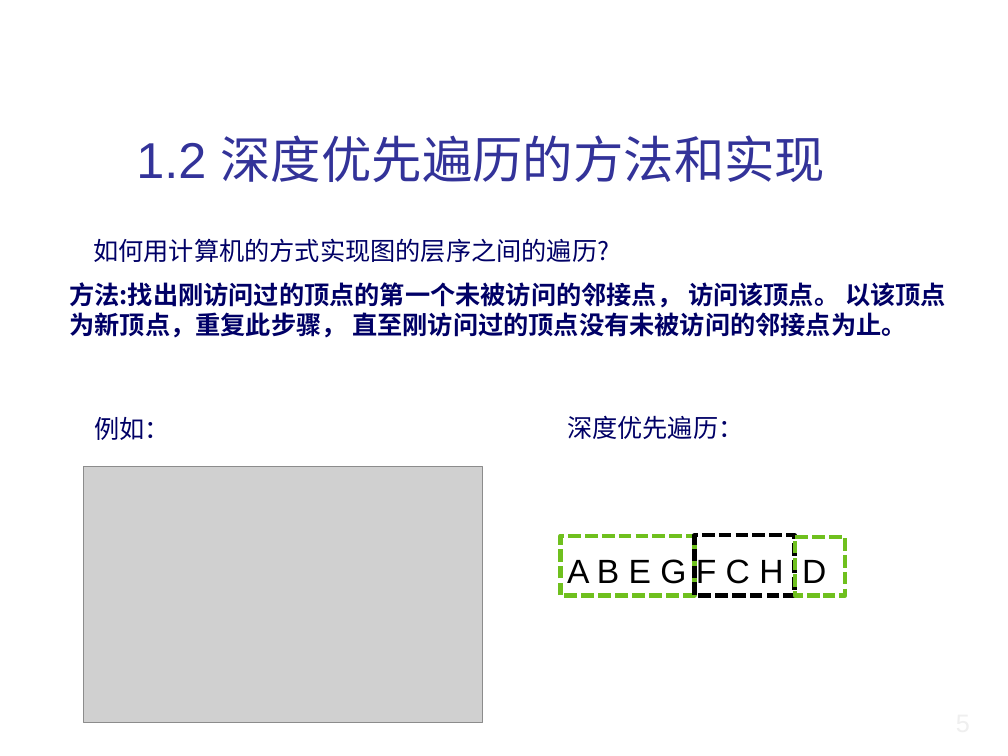
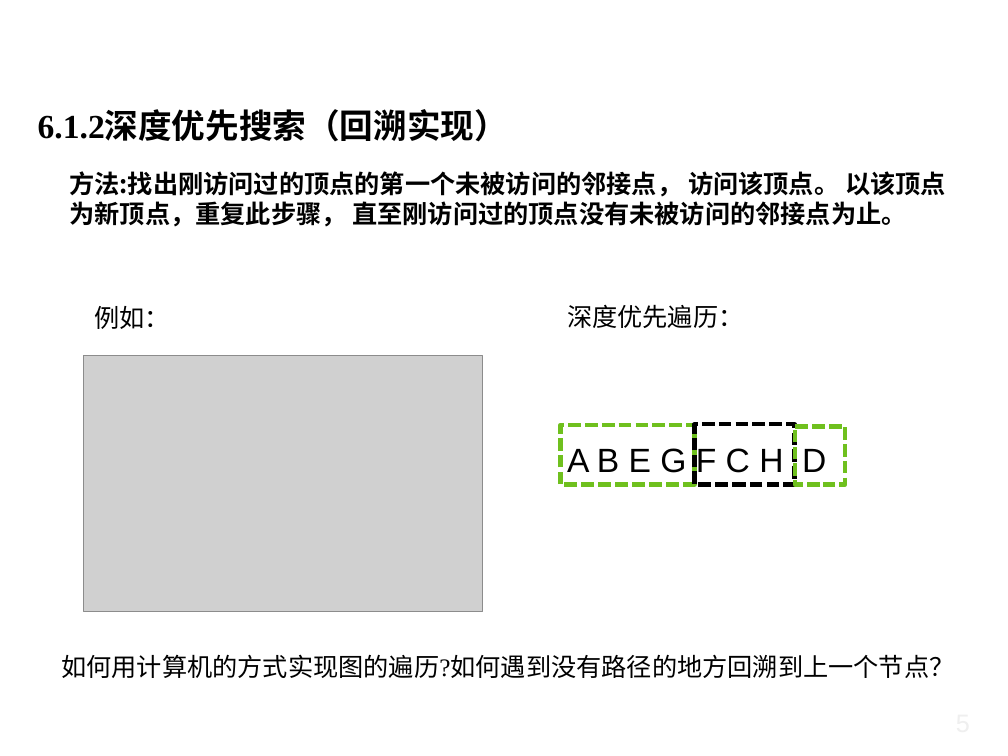
Before and after one commit to liutongling/DP, a slide deck: slide 8 of file/第6章 回朔法.pptx. Drawn at 1008x756 pixels with LibreOffice and Linux fonts; fonts in the diff are those of the drawing; grey boxes stand for pictures; background and template pictures are left out. Boxes give left, top, right and bottom in pixels: in the first picture for what was removed or moved away, otherwise in the second. Text is boxed around its words. In the diff, an @@ line names an element or a change of style, - is before the commit and + after.

```diff
--- a/file/第6章 回朔法.pptx
+++ b/file/第6章 回朔法.pptx
@@ text added at (x1=38, y1=112, x2=508, y2=142), 24 pt, text #000000, bold @@
+6.1.2深度优先搜索（回溯实现）
@@ text removed at (x1=136, y1=135, x2=825, y2=182) @@
-1.2 深度优先遍历的方法和实现
@@ text "方法:找出刚访问过的顶点的第一个未被访问的邻接点， 访问该顶点。 以该顶点为新顶点，重复此步骤， 直至刚访问过的顶点没有 ..." at (x1=69, y1=171, x2=946, y2=227): text colour #000066 to #000000 @@
@@ text "例如：" at (x1=94, y1=306, x2=170, y2=329): font Noto Sans CJK SC to Times New Roman, text colour #000066 to #000000 @@
@@ text "深度优先遍历：" at (x1=567, y1=304, x2=743, y2=328): font Noto Sans CJK SC to Times New Roman, text colour #000066 to #000000 @@
@@ 4 texts, 3 rectangles, 1 picture moved together from (x1=69, y1=282, x2=946, y2=723) to (x1=69, y1=171, x2=946, y2=612) @@
@@ text at (x1=61, y1=654, x2=954, y2=678): text changed; font Noto Sans CJK SC to Times New Roman; text colour #000066 to #000000 @@
-如何用计算机的方式实现图的层序之间的遍历?
+如何用计算机的方式实现图的遍历?如何遇到没有路径的地方回溯到上一个节点？
```
Also in this commit, not shown: 14 other slides changed.
